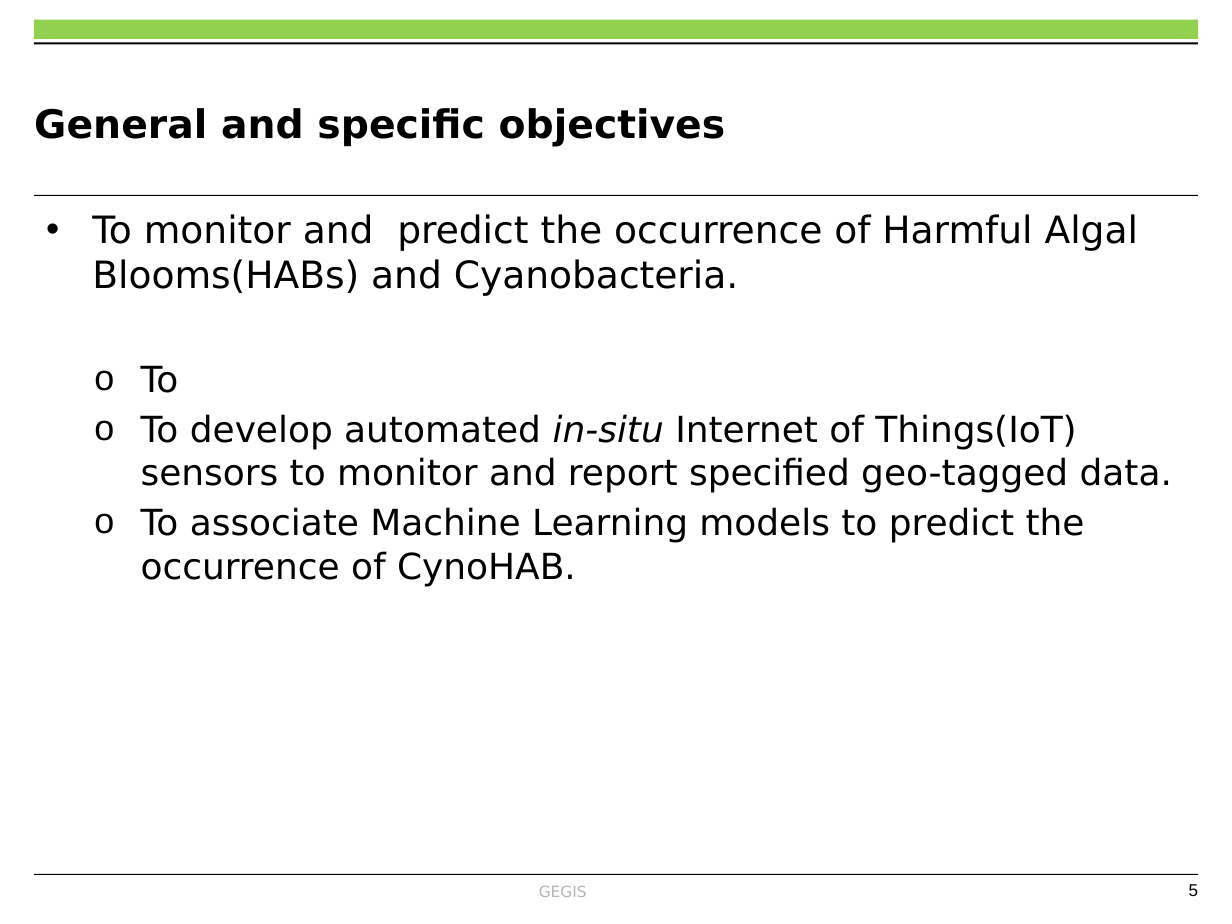
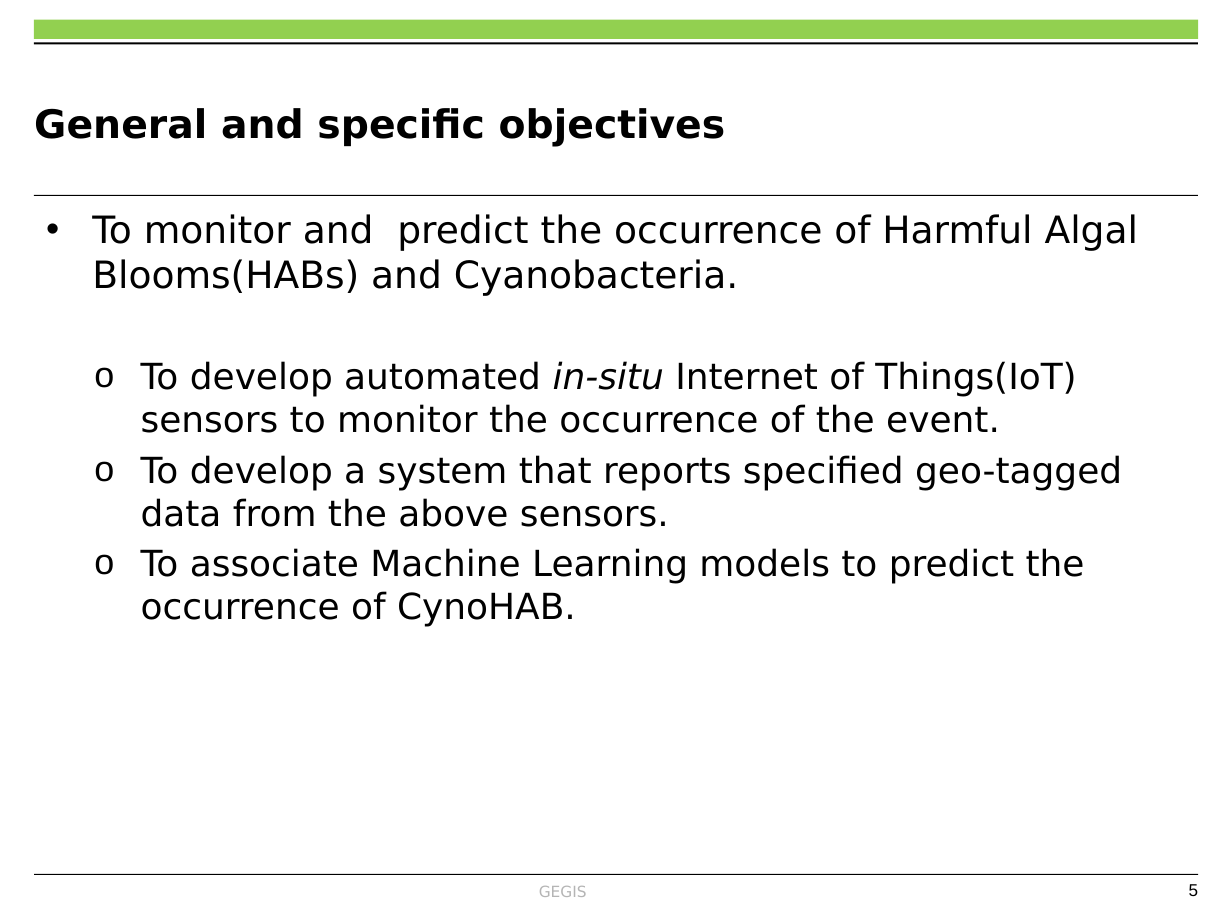
Before and after one commit to OkomoJacob/FinalYearProject, a slide deck: slide 5 of Proposal Guide/PRESENTATION TEMPLATE.pptx. Drawn at 1232x924 pixels with LibreOffice and Linux fonts; fonts in the diff are those of the drawing; background and template pictures are left out. Boxes give left, top, right and bottom in pixels: in the first picture for what was removed or moved away, otherwise in the second. Text is boxed around its words. In the diff, an @@ line names an element or a change of style, - is before the commit and + after.

```diff
--- a/Proposal Guide/PRESENTATION TEMPLATE.pptx
+++ b/Proposal Guide/PRESENTATION TEMPLATE.pptx
@@ text at (x1=141, y1=361, x2=1122, y2=527): text changed @@
-    o To
-    o To develop automated in-situ Internet of Things(IoT) sensors to monitor and report specified geo-tagged data.
+    o To develop automated in-situ Internet of Things(IoT) sensors to monitor the occurrence of the event.
+    o To develop a system that reports specified geo-tagged data from the above sensors.
```
Also in this commit, not shown: 3 other files.
